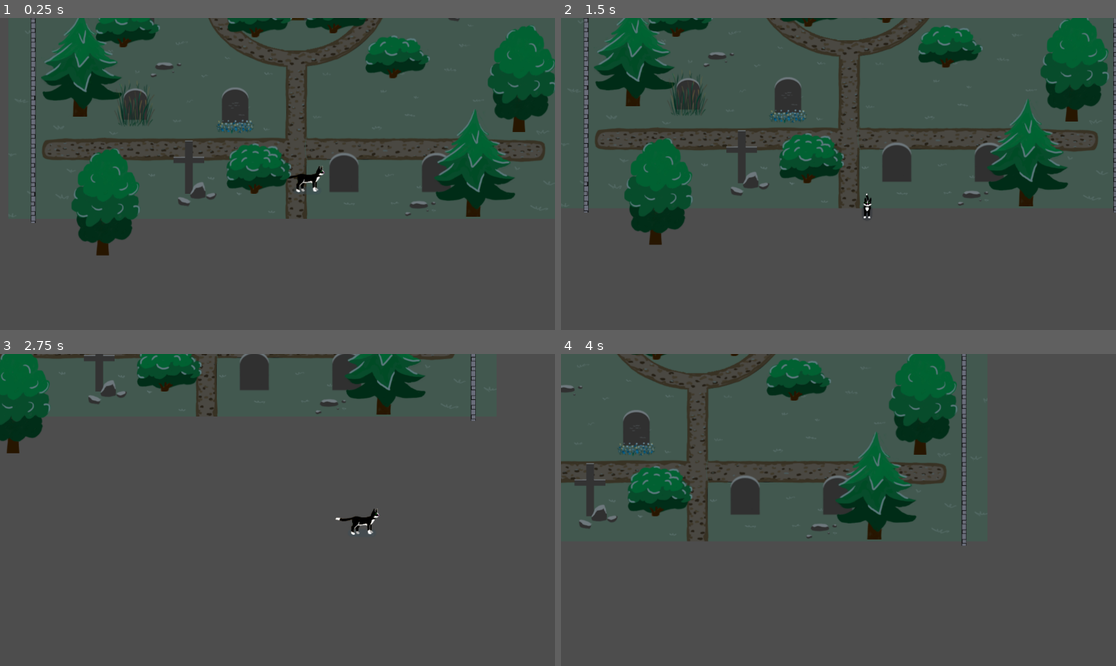
Above: before the commit, frames 1-4 (two rows, left to right).
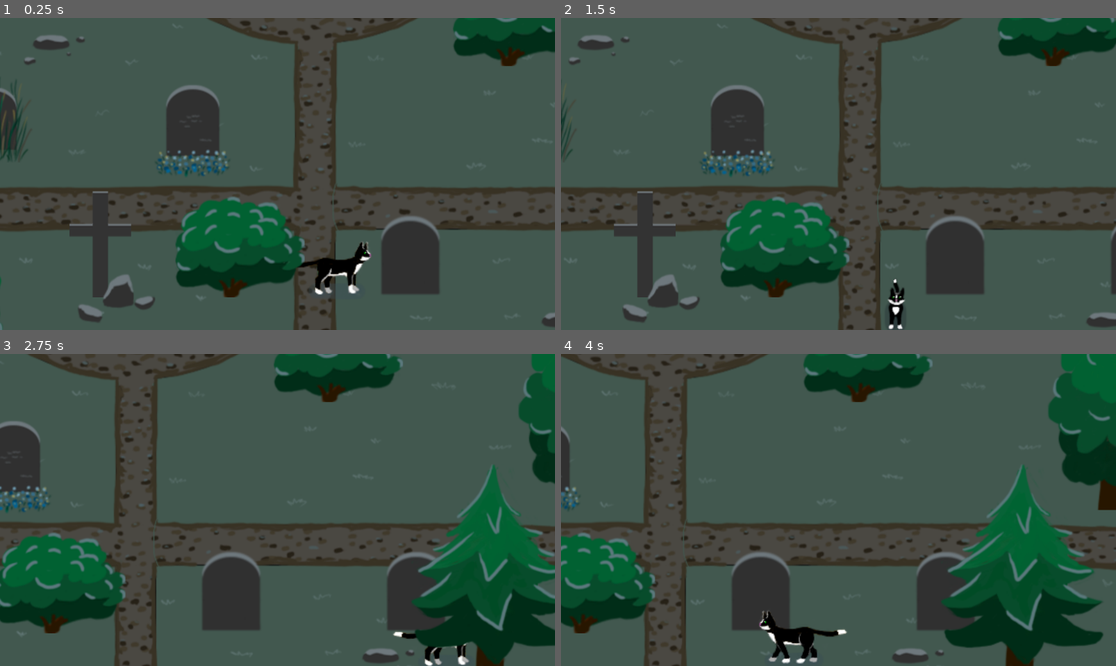
Above: after the commit, the same moments.

Repository: castlele/nine-lives
Game: Godot game, scene res://scenes/grave_yard/grave_yard.tscn
Same seed, same stepped clock (60 frames per second), same inputs: the game is played once before the commit and once after it. The project has no main scene, so this scene is started directly.
Inputs (mouse positions are in pixels of both pictures, inside the frame that each line leads up to):
- Up to frame 1 (0.25 s): no input
- Up to frame 2 (1.5 s): move the mouse to (960, 158) at 0.52 s; hold Right (ui_right) 0.53-1.28 s; click (960, 158) at 0.67 s; move the mouse to (727, 189) at 1.27 s; hold Down (ui_down) from 1.28 s (still down)
- Up to frame 3 (2.75 s): move the mouse to (333, 441) at 2.02 s; release Down (ui_down) at 2.03 s; hold Right (ui_right) from 2.03 s (still down)
- Up to frame 4 (4 s): move the mouse to (810, 572) at 2.77 s; release Right (ui_right) at 2.78 s; hold Up (ui_up) 2.78-3.53 s; click (810, 572) at 2.92 s; move the mouse to (1005, 556) at 3.52 s; hold Left (ui_left) from 3.53 s (still down)

The runs differ from the first frame. In frame 1, 40% of the frame differs, in the area x 0-100%, y 0-100%; in frame 2, 38%; in frame 3, 37%; in frame 4, 43%.

Commit message:
feat(level_1): add level colliders and camera borders

Diff:
--- a/scenes/grave_yard/grave_yard.tscn
+++ b/scenes/grave_yard/grave_yard.tscn
@@ -45,6 +45,12 @@
 
 [sub_resource type="PhysicsMaterial" id="PhysicsMaterial_s8va5"]
 
+[sub_resource type="WorldBoundaryShape2D" id="WorldBoundaryShape2D_tsp4h"]
+
+[sub_resource type="WorldBoundaryShape2D" id="WorldBoundaryShape2D_smeyj"]
+
+[sub_resource type="WorldBoundaryShape2D" id="WorldBoundaryShape2D_2bsxj"]
+
 [sub_resource type="TileSetAtlasSource" id="TileSetAtlasSource_hcevp"]
 texture = ExtResource("6_7mn47")
 texture_region_size = Vector2i(86, 104)
@@ -139,6 +145,26 @@
 [node name="CollisionPolygon2D" type="CollisionPolygon2D" parent="terrain/fence/fence_left"]
 polygon = PackedVector2Array(32, 648, 32, -74, 539, -74, 539, -46, 41, -46, 41, 648)
 
+[node name="LevelBorder" type="StaticBody2D" parent="terrain"]
+
+[node name="ColliderBottom" type="CollisionShape2D" parent="terrain/LevelBorder"]
+position = Vector2(0, 650)
+shape = SubResource("WorldBoundaryShape2D_tsp4h")
+
+[node name="ColliderTop" type="CollisionShape2D" parent="terrain/LevelBorder"]
+position = Vector2(0, -1140)
+rotation = 3.14159
+shape = SubResource("WorldBoundaryShape2D_smeyj")
+
+[node name="ColliderLeft" type="CollisionShape2D" parent="terrain/LevelBorder"]
+rotation = 1.5708
+shape = SubResource("WorldBoundaryShape2D_2bsxj")
+
+[node name="ColliderRight" type="CollisionShape2D" parent="terrain/LevelBorder"]
+position = Vector2(1180, 0)
+rotation = -1.5708
+shape = SubResource("WorldBoundaryShape2D_2bsxj")
+
 [node name="graves" type="TileMapLayer" parent="."]
 y_sort_enabled = true
 position = Vector2(-1, 0)
@@ -174,6 +200,12 @@
 
 [node name="camera" parent="." instance=ExtResource("4_2bsxj")]
 position = Vector2(545, 576)
+zoom = Vector2(2, 2)
+limit_left = 0
+limit_top = -1140
+limit_right = 1180
+limit_bottom = 650
+editor_draw_limits = true
 
 [node name="player" parent="." instance=ExtResource("5_3ty12")]
 position = Vector2(541, 575)
Not shown: 1 places in scenes/grave_yard/grave_yard.tscn that only renumber resources
